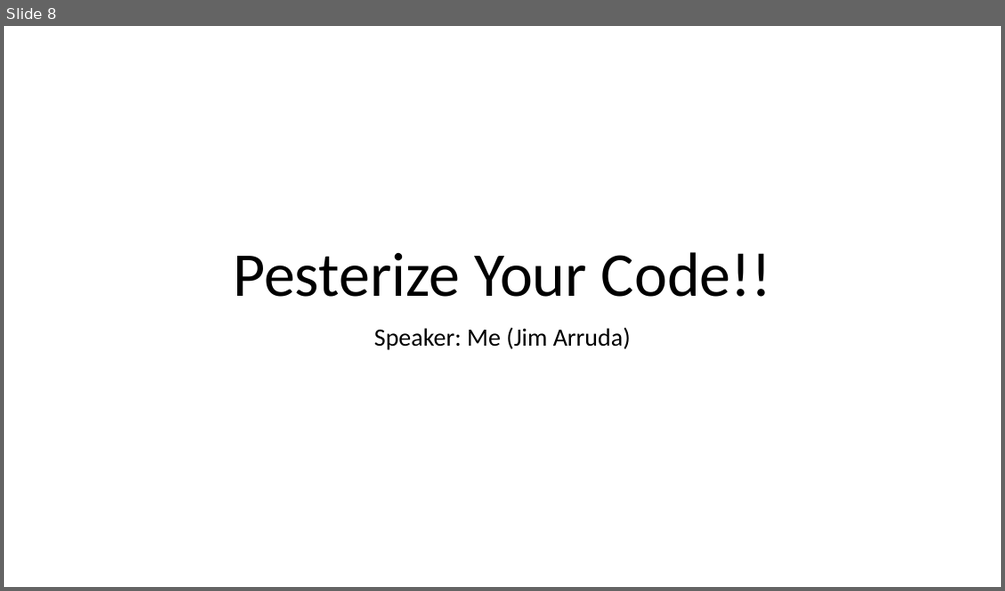
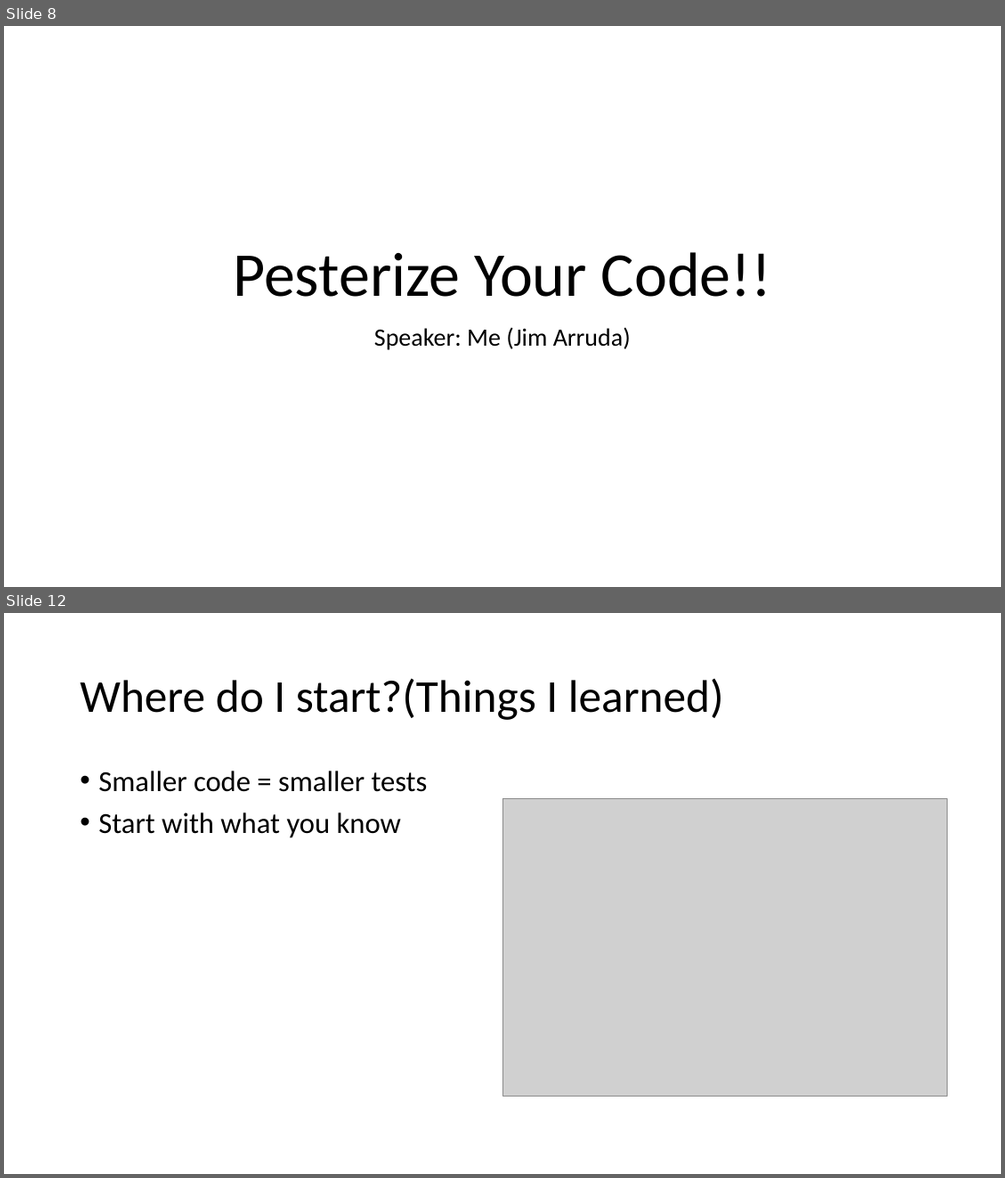
Before and after one commit to rockarruda/PesterSummitSession, a slide deck: Summit-Pester.pptx. Shown one above the other, each under a label of ours: slide 8 before the commit, slides 8 and 12 after it; the slides between them are not shown. The pictures are 1005x591 and 1005x1178 pixels, drawn with LibreOffice and Linux fonts; fonts in the diff are those of the drawing; grey boxes stand for pictures; background and template pictures are left out. Boxes give left, top, right and bottom in pixels: in the first picture for what was removed or moved away, otherwise in the second. Text is boxed around its words. In the diff, an @@ line names an element or a change of style, - is before the commit and + after.

```diff
--- a/Summit-Pester.pptx
+++ b/Summit-Pester.pptx
@@ slide 12 added at (4,613,1001,1174), background #FFFFFF @@
@@ title added at (80,678,724,720), 44 pt, text #000000 @@
+Where do I start?(Things I learned)
@@ text added at (98,771,428,838), 28 pt, text #000000 @@
+• Smaller code = smaller tests
+• Start with what you know
@@ picture added at (502,798,947,1095) @@
```
Also in this commit, not shown: 1 slide changed, 2 other slides added, 1 other file.
